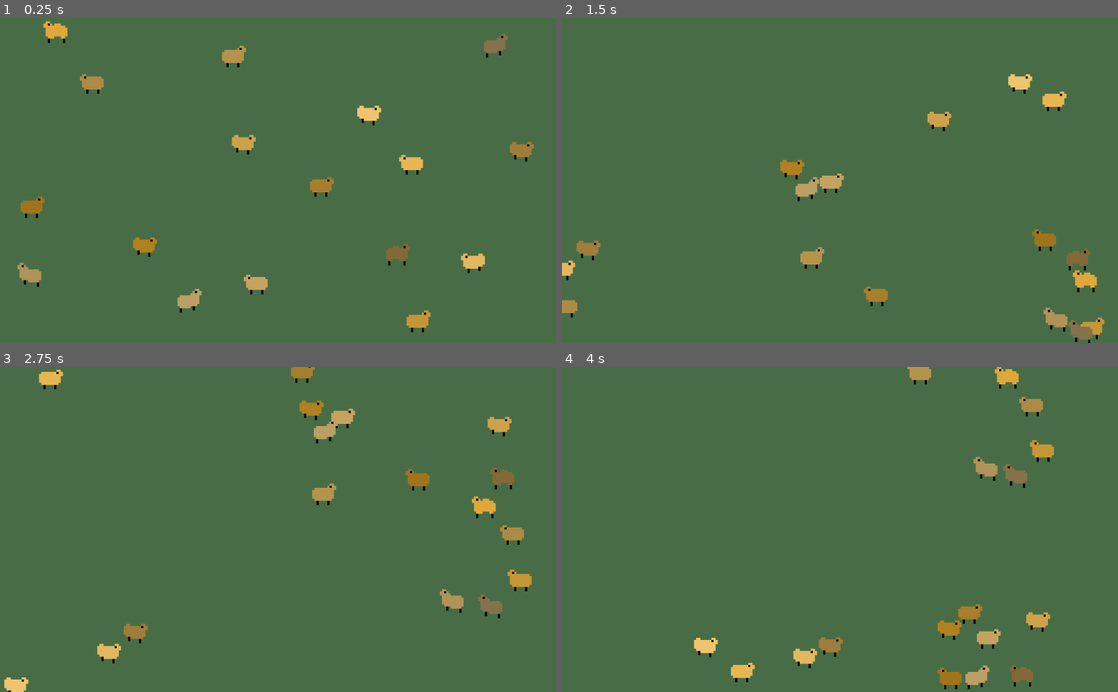
Above: before the commit, frames 1-4 (two rows, left to right).
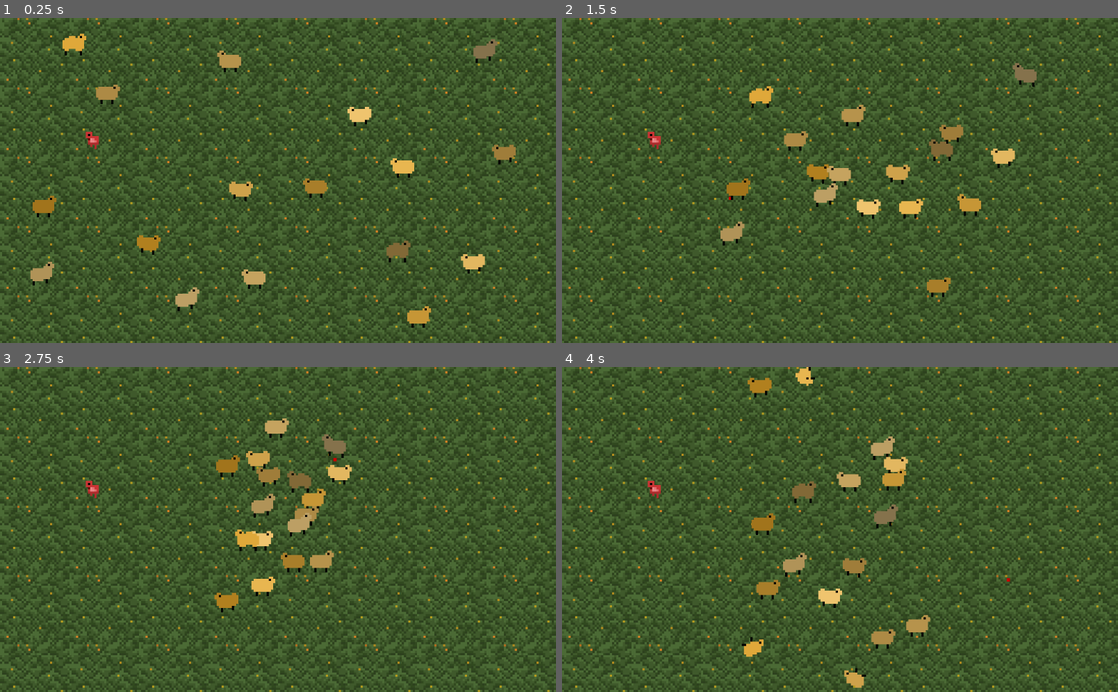
Above: after the commit, the same moments.

Repository: lucasericsson222/Sheep
Game: Godot game, scene res://Forest.tscn
The game is run twice, just before and just after one commit, with the same random seed, the same clock (stepped at 60 frames per second) and the same inputs.
Inputs (mouse positions are in pixels of both pictures, inside the frame that each line leads up to):
- Up to frame 1 (0.25 s): no input
- Up to frame 2 (1.5 s): move the mouse to (962, 164) at 0.52 s; click (962, 164) at 0.67 s; move the mouse to (728, 196) at 1.27 s; click (728, 196) at 1.42 s
- Up to frame 3 (2.75 s): move the mouse to (333, 458) at 2.02 s; click (333, 458) at 2.17 s
- Up to frame 4 (4 s): move the mouse to (812, 594) at 2.77 s; click (812, 594) at 2.92 s; move the mouse to (1006, 578) at 3.52 s; click (1006, 578) at 3.67 s

The runs differ from the first frame. In frame 1, 74% of the frame differs, in the area x 0-100%, y 0-100%; in frame 2, 75%; in frame 3, 75%; in frame 4, 75%.

Commit message:
Chickens Added!

Diff:
--- /dev/null
+++ b/Chicken.gd
@@ -0,0 +1,16 @@
+extends KinematicBody2D
+
+
+# Declare member variables here. Examples:
+# var a = 2
+# var b = "text"
+
+
+# Called when the node enters the scene tree for the first time.
+func _ready():
+	pass # Replace with function body.
+
+
+# Called every frame. 'delta' is the elapsed time since the previous frame.
+#func _process(delta):
+#	pass
--- /dev/null
+++ b/Chicken.tscn
@@ -0,0 +1,48 @@
+[gd_scene load_steps=9 format=2]
+
+[ext_resource path="res://Chicken-Sheet.png" type="Texture" id=1]
+[ext_resource path="res://Chicken.gd" type="Script" id=2]
+
+[sub_resource type="CircleShape2D" id=1]
+radius = 6.0
+
+[sub_resource type="AtlasTexture" id=2]
+atlas = ExtResource( 1 )
+region = Rect2( 48, 0, 16, 16 )
+
+[sub_resource type="AtlasTexture" id=3]
+atlas = ExtResource( 1 )
+region = Rect2( 0, 0, 16, 16 )
+
+[sub_resource type="AtlasTexture" id=4]
+atlas = ExtResource( 1 )
+region = Rect2( 16, 0, 16, 16 )
+
+[sub_resource type="AtlasTexture" id=5]
+atlas = ExtResource( 1 )
+region = Rect2( 32, 0, 16, 16 )
+
+[sub_resource type="SpriteFrames" id=6]
+animations = [ {
+"frames": [ SubResource( 2 ) ],
+"loop": true,
+"name": "stand",
+"speed": 5.0
+}, {
+"frames": [ SubResource( 3 ), SubResource( 4 ), SubResource( 5 ) ],
+"loop": true,
+"name": "run",
+"speed": 5.0
+} ]
+
+[node name="Chicken" type="KinematicBody2D"]
+scale = Vector2( 4, 4 )
+script = ExtResource( 2 )
+
+[node name="CollisionShape2D" type="CollisionShape2D" parent="."]
+shape = SubResource( 1 )
+
+[node name="AnimatedSprite" type="AnimatedSprite" parent="."]
+frames = SubResource( 6 )
+animation = "run"
+playing = true
--- a/Forest.tscn
+++ b/Forest.tscn
@@ -1,16 +1,13 @@
-[gd_scene load_steps=2 format=2]
+[gd_scene load_steps=5 format=2]
 
 [ext_resource path="res://Sheep.tscn" type="PackedScene" id=1]
+[ext_resource path="res://Target.tscn" type="PackedScene" id=2]
+[ext_resource path="res://TileMap.tscn" type="PackedScene" id=3]
+[ext_resource path="res://Chicken.tscn" type="PackedScene" id=4]
 
 [node name="Forest" type="Node2D"]
 
-[node name="ColorRect" type="ColorRect" parent="."]
-margin_right = 1033.0
-margin_bottom = 614.0
-color = Color( 0.286275, 0.431373, 0.278431, 1 )
-__meta__ = {
-"_edit_use_anchors_": false
-}
+[node name="TileMap" parent="." instance=ExtResource( 3 )]
 
 [node name="Viewport" type="Viewport" parent="."]
 size = Vector2( 320, 240 )
@@ -27,7 +24,7 @@
 position = Vector2( 873.431, 88.5571 )
 
 [node name="Sheep4" parent="Sheeps" instance=ExtResource( 1 )]
-position = Vector2( 231.358, 387.835 )
+position = Vector2( 232, 392 )
 
 [node name="Sheep5" parent="Sheeps" instance=ExtResource( 1 )]
 position = Vector2( 920.737, 471.057 )
@@ -45,7 +42,7 @@
 position = Vector2( 425.249, 122.154 )
 
 [node name="Sheep10" parent="Sheeps" instance=ExtResource( 1 )]
-position = Vector2( 398.528, 246.599 )
+position = Vector2( 392, 320 )
 
 [node name="Sheep11" parent="Sheeps" instance=ExtResource( 1 )]
 position = Vector2( 309.966, 561.909 )
@@ -54,7 +51,7 @@
 position = Vector2( 73.2925, 526.79 )
 
 [node name="Sheep13" parent="Sheeps" instance=ExtResource( 1 )]
-position = Vector2( 56.4963, 303.095 )
+position = Vector2( 60, 308 )
 
 [node name="Sheep14" parent="Sheeps" instance=ExtResource( 1 )]
 position = Vector2( 681.773, 436.701 )
@@ -67,3 +64,18 @@
 
 [node name="Sheep17" parent="Sheeps" instance=ExtResource( 1 )]
 position = Vector2( 109.175, 75.5828 )
+
+[node name="Target" parent="." instance=ExtResource( 2 )]
+position = Vector2( 430, 311 )
+
+[node name="ColorRect" type="ColorRect" parent="."]
+visible = false
+margin_right = 1049.0
+margin_bottom = 661.0
+color = Color( 0.180392, 0.294118, 0.12549, 1 )
+__meta__ = {
+"_edit_use_anchors_": false
+}
+
+[node name="Chicken" parent="." instance=ExtResource( 4 )]
+position = Vector2( 170, 226 )
--- a/Sheep.gd
+++ b/Sheep.gd
@@ -1,17 +1,20 @@
 extends KinematicBody2D
 
 
-# Declare member variables here. Examples:
-# var a = 2
-# var b = "text"
-var sheep_speed = 1
+
+
 onready var screen_size = get_viewport_rect().size
 var direction = Vector2(0,0)
 var rng = RandomNumberGenerator.new()
-# Called when the node enters the scene tree for the first time.
+onready var anispr = $AnimatedSprite
+onready var carea = $CohesionArea
+onready var sarea = $SeparationArea
+onready var aarea = $AdhesionArea
+onready var tarea = $TargetArea
+
 func _ready():
 	rng.randomize()
-	$AnimatedSprite.frame = rng.randi_range(0,5)
+	anispr.frame = rng.randi_range(0,5)
 	var start_angle = rng.randf_range(0.0, 2 * PI)
 	direction.x = 1000 * cos(start_angle)
 	direction.y = 1000 * sin(start_angle)
@@ -20,15 +23,17 @@
 
 func sheepColorize():
 
-	var random_color_percent = rng.randf_range(0.0,0.5)
+	var random_brighten_percent = rng.randf_range(0.0,0.5)
 	var random_darken_percent = rng.randf_range(0.0,0.5)
-	$AnimatedSprite.modulate = Color("#F2AF29")
-	$AnimatedSprite.modulate = $AnimatedSprite.modulate.blend(Color(1.0,1.0,1.0,random_color_percent))
-	$AnimatedSprite.modulate = $AnimatedSprite.modulate.blend(Color(0.0,0.0,0.0,random_darken_percent))
+# set the default color to gold
+	anispr.modulate = Color("#F2AF29")
+# apply color randomness
+	anispr.modulate = anispr.modulate.blend(Color(1.0,1.0,1.0,random_brighten_percent))
+	anispr.modulate = anispr.modulate.blend(Color(0.0,0.0,0.0,random_darken_percent))
 
 
 func cohesion():
-	var neighbor_sheep = $CohesionArea.get_overlapping_bodies()
+	var neighbor_sheep = carea.get_overlapping_bodies()
 	var total_position = Vector2(0,0)
 	var number_of_sheep = 0
 	for sheep in neighbor_sheep:
@@ -44,7 +49,7 @@
 		return Vector2(0,0)
 func separation():
 	var move_away = Vector2(0,0)
-	var neighbor_sheep = $SeparationArea.get_overlapping_bodies()
+	var neighbor_sheep = sarea.get_overlapping_bodies()
 	for sheep in neighbor_sheep:
 		if sheep == self || !sheep.is_in_group("Sheep"):
 			continue
@@ -52,7 +57,7 @@
 	return move_away
 
 func adhesion():
-	var neighbor_sheep = $AdhesionArea.get_overlapping_bodies()
+	var neighbor_sheep = aarea.get_overlapping_bodies()
 	var total_velocity = Vector2(0,0)
 	var number_of_sheep = 0
 	for sheep in neighbor_sheep:
@@ -65,11 +70,11 @@
 		average_velocity = total_velocity / number_of_sheep
 	return average_velocity / 8
 func target():
-	var neighbor_sheep = $TargetArea.get_overlapping_bodies()
+	var neighbor_sheep = tarea.get_overlapping_bodies()
 	var total_position = Vector2(0,0)
 	var number_of_sheep = 0
 	for sheep in neighbor_sheep:
-		if (sheep == self) || sheep.is_in_group("Sheep"):
+		if (sheep == self) || !sheep.is_in_group("Target"):
 			continue
 		number_of_sheep += 1
 		total_position += sheep.position
@@ -83,16 +88,26 @@
 # Called every frame. 'delta' is the elapsed time since the previous frame.
 
 func _process(delta):
-	direction += cohesion()
-	direction += separation()
-	direction += adhesion()
-	direction += target()
-	direction = direction.clamped(200)
+	if anispr.animation == "run":
+# FLOCKING RULES
+		direction += cohesion()
+		direction += separation()
+		direction += adhesion()
+		direction += target()
+# makes sure that the sheep don't go lightspeed
+		direction = direction.clamped(200)
 #	direction /= 1.01
+# delta ensures that the sheep move at the same speed on different devices
 	position += direction * delta
-	$AnimatedSprite.flip_h = !(direction.dot(Vector2(1,0)) > 0)
+# if the sheep is going in a different direction, change which way the sprite is facing
+	anispr.flip_h = !(direction.dot(Vector2(1,0)) > 0)
 	screenWrap()
+# make sure that sheep appear in the right order on the screen
 	z_index = position.y
+	if (rng.randf_range(1.0, 500.0) < 2.0):
+		anispr.play("roll")
+		anispr.speed_scale = 2
+
 
 func screenWrap():
 	if (position.x > screen_size.x):
@@ -103,3 +118,10 @@
 		position.y = 0
 	if position.y < 0:
 		position.y = screen_size.y
+
+
+
+func _on_AnimatedSprite_animation_finished():
+	if anispr.animation == "roll":
+		anispr.play("run")
+		anispr.speed_scale = 2.888
--- a/Sheep.tscn
+++ b/Sheep.tscn
@@ -6,16 +6,21 @@
 [sub_resource type="CircleShape2D" id=1]
 radius = 0.689831
 
-[sub_resource type="CircleShape2D" id=2]
+[sub_resource type="Shader" id=2]
+
+[sub_resource type="ShaderMaterial" id=3]
+shader = SubResource( 2 )
+
+[sub_resource type="CircleShape2D" id=4]
 radius = 41.8181
 
-[sub_resource type="CircleShape2D" id=3]
+[sub_resource type="CircleShape2D" id=5]
 radius = 8.87916
 
-[sub_resource type="CircleShape2D" id=4]
+[sub_resource type="CircleShape2D" id=6]
 radius = 31.4188
 
-[sub_resource type="CircleShape2D" id=5]
+[sub_resource type="CircleShape2D" id=7]
 radius = 126.884
 
 [node name="Sheep" type="KinematicBody2D" groups=[
@@ -29,9 +34,9 @@
 shape = SubResource( 1 )
 
 [node name="AnimatedSprite" type="AnimatedSprite" parent="."]
+material = SubResource( 3 )
 frames = ExtResource( 1 )
 animation = "run"
-frame = 4
 speed_scale = 2.888
 playing = true
 
@@ -39,22 +44,24 @@
 visible = false
 
 [node name="CollisionShape2D" type="CollisionShape2D" parent="CohesionArea"]
-shape = SubResource( 2 )
+shape = SubResource( 4 )
 
 [node name="SeparationArea" type="Area2D" parent="."]
 visible = false
 
 [node name="CollisionShape2D2" type="CollisionShape2D" parent="SeparationArea"]
-shape = SubResource( 3 )
+shape = SubResource( 5 )
 
 [node name="AdhesionArea" type="Area2D" parent="."]
 visible = false
 
 [node name="CollisionShape2D" type="CollisionShape2D" parent="AdhesionArea"]
-shape = SubResource( 4 )
+shape = SubResource( 6 )
 
 [node name="TargetArea" type="Area2D" parent="."]
 visible = false
 
 [node name="CollisionShape2D" type="CollisionShape2D" parent="TargetArea"]
-shape = SubResource( 5 )
+shape = SubResource( 7 )
+
+[connection signal="animation_finished" from="AnimatedSprite" to="." method="_on_AnimatedSprite_animation_finished"]
--- a/Target.tscn
+++ b/Target.tscn
@@ -5,7 +5,9 @@
 [sub_resource type="CircleShape2D" id=1]
 radius = 2.41073
 
-[node name="Target" type="StaticBody2D"]
+[node name="Target" type="StaticBody2D" groups=[
+"Target",
+]]
 script = ExtResource( 1 )
 
 [node name="ColorRect" type="ColorRect" parent="."]
--- /dev/null
+++ b/TileMap.tscn
@@ -0,0 +1,59 @@
+[gd_scene load_steps=4 format=2]
+
+[ext_resource path="res://grass.png" type="Texture" id=1]
+[ext_resource path="res://Grass2.png" type="Texture" id=2]
+
+[sub_resource type="TileSet" id=1]
+0/name = "grass.png 0"
+0/texture = ExtResource( 1 )
+0/tex_offset = Vector2( 0, 0 )
+0/modulate = Color( 1, 1, 1, 1 )
+0/region = Rect2( 0, 0, 32, 32 )
+0/tile_mode = 1
+0/autotile/bitmask_mode = 0
+0/autotile/bitmask_flags = [  ]
+0/autotile/icon_coordinate = Vector2( 0, 0 )
+0/autotile/tile_size = Vector2( 32, 32 )
+0/autotile/spacing = 0
+0/autotile/occluder_map = [  ]
+0/autotile/navpoly_map = [  ]
+0/autotile/priority_map = [  ]
+0/autotile/z_index_map = [  ]
+0/occluder_offset = Vector2( 0, 0 )
+0/navigation_offset = Vector2( 0, 0 )
+0/shape_offset = Vector2( 0, 0 )
+0/shape_transform = Transform2D( 1, 0, 0, 1, 0, 0 )
+0/shape_one_way = false
+0/shape_one_way_margin = 0.0
+0/shapes = [  ]
+0/z_index = 0
+1/name = "Grass2.png 1"
+1/texture = ExtResource( 2 )
+1/tex_offset = Vector2( 0, 0 )
+1/modulate = Color( 1, 1, 1, 1 )
+1/region = Rect2( 0, 0, 32, 32 )
+1/tile_mode = 1
+1/autotile/bitmask_mode = 0
+1/autotile/bitmask_flags = [  ]
+1/autotile/icon_coordinate = Vector2( 0, 0 )
+1/autotile/tile_size = Vector2( 32, 32 )
+1/autotile/spacing = 0
+1/autotile/occluder_map = [  ]
+1/autotile/navpoly_map = [  ]
+1/autotile/priority_map = [  ]
+1/autotile/z_index_map = [  ]
+1/occluder_offset = Vector2( 0, 0 )
+1/navigation_offset = Vector2( 0, 0 )
+1/shape_offset = Vector2( 0, 0 )
+1/shape_transform = Transform2D( 1, 0, 0, 1, 0, 0 )
+1/shape_one_way = false
+1/shape_one_way_margin = 0.0
+1/shapes = [  ]
+1/z_index = 0
+
+[node name="TileMap" type="TileMap"]
+scale = Vector2( 4, 4 )
+tile_set = SubResource( 1 )
+cell_size = Vector2( 32, 32 )
+format = 1
+tile_data = PoolIntArray( 0, 1, 0, 1, 1, 0, 2, 1, 0, 3, 1, 0, 4, 1, 0, 5, 1, 0, 6, 1, 0, 7, 1, 0, 65536, 1, 0, 65537, 1, 0, 65538, 1, 0, 65539, 1, 0, 65540, 1, 0, 65541, 1, 0, 65542, 1, 0, 65543, 1, 0, 131072, 1, 0, 131073, 1, 0, 131074, 1, 0, 131075, 1, 0, 131076, 1, 0, 131077, 1, 0, 131078, 1, 0, 131079, 1, 0, 196608, 1, 0, 196609, 1, 0, 196610, 1, 0, 196611, 1, 0, 196612, 1, 0, 196613, 1, 0, 196614, 1, 0, 196615, 1, 0, 262144, 1, 0, 262145, 1, 0, 262146, 1, 0, 262147, 1, 0, 262148, 1, 0, 262149, 1, 0, 262150, 1, 0, 262151, 1, 0, 327718, 0, 0 )
Binary file added: Chicken-Sheet.png
Not shown, added: Chicken-Sheet.png.import
Binary file added: Chicken.aseprite
Binary file added: Grass2.png
Not shown, added: Grass2.png.import
Not shown: 1 places in Sheep.tscn that only renumber resources
Binary file added: flower.aseprite
Binary file added: grass.png
Not shown, added: grass.png.import
Binary file added: grasslong.aseprite
Binary file added: grasssingle.aseprite
Binary file added: level.aseprite
(and 1 more such lines)
